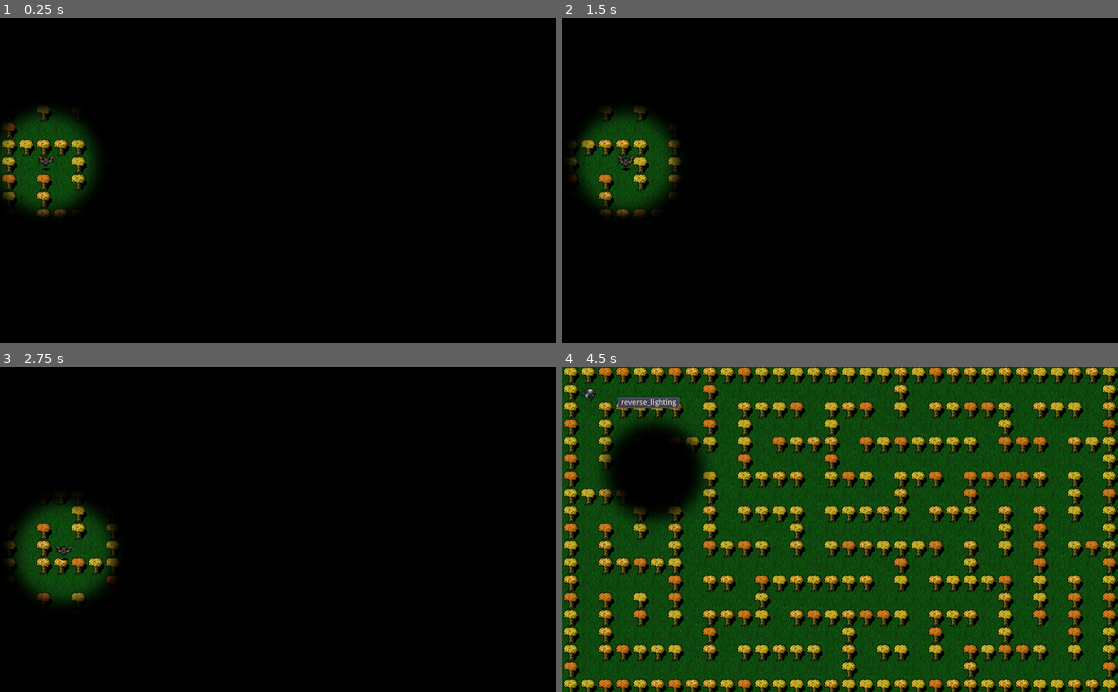
Above: before the commit, frames 1-4 (two rows, left to right).
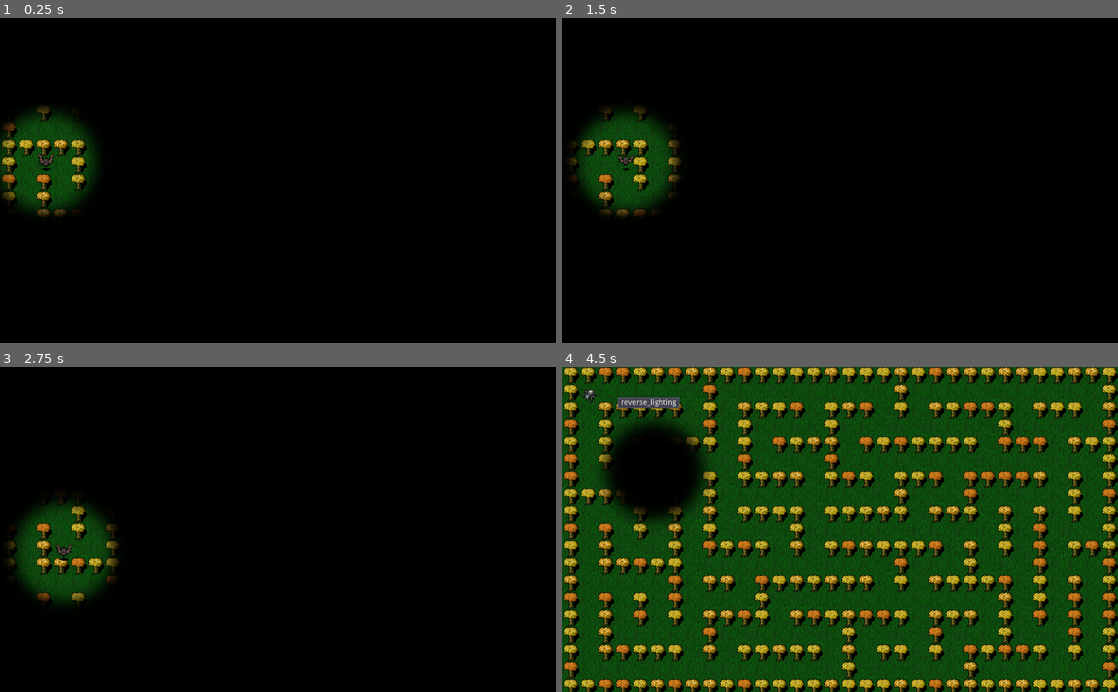
Above: after the commit, the same moments.

Repository: paavonelimarkka/whackman
Game: Godot game, scene res://Map.tscn
The game is run twice, just before and just after one commit, with the same random seed, the same clock (stepped at 60 frames per second) and the same inputs. This scene is started directly instead of the project's main scene.
Inputs:
- Up to frame 1 (0.25 s): no input
- Up to frame 2 (1.5 s): click "reverse_lighting" at 0.5 s; hold D (right) from 1.28 s (still down); tap Space (camera_swap) at 1.35 s
- Up to frame 3 (2.75 s): tap Enter at 2 s; release D (right) at 2.03 s; hold S (down) from 2.03 s (still down); tap Space (camera_swap) at 2.1 s
- Up to frame 4 (4.5 s): tap Space (camera_swap) at 2.75, 2.85, 3.6, 4.35 s; release S (down) at 2.78 s; hold D (right) 2.78-3.53 s; tap Enter at 3.5 s; hold W (up) 3.53-4.28 s; hold A (left) from 4.28 s (still down)

The runs differ from the first frame. In frame 1, less than 0.1% of the frame differs, in the area x 6-10%, y 41-48%; in frame 2, less than 0.1%; in frame 3, less than 0.1%; in frame 4, less than 0.1%, in the area x 3-7%, y 6-12%.

Commit message:
Fix player script for cameras

Diff:
--- a/game objects/enemy.tscn
+++ b/game objects/enemy.tscn
@@ -75,6 +75,6 @@
 [node name="AnimatedSprite" type="AnimatedSprite" parent="."]
 position = Vector2( 0, 4 )
 frames = SubResource( 12 )
-frame = 5
+frame = 3
 speed_scale = 3.0
 playing = true
--- a/game objects/player.gd
+++ b/game objects/player.gd
@@ -1,8 +1,6 @@
 extends KinematicBody2D
 
 export (int) var speed = 200
-export (NodePath) var playerCameraNodePath
-export (NodePath) var mainCameraNodePath
 
 var velocity = Vector2()
 var timer = Timer.new()
@@ -11,10 +9,10 @@
 	timer.connect("timeout",self,"_on_timer_timeout")
 	add_child(timer) #to process
 
-onready var playerCamera = get_node(playerCameraNodePath)
-onready var mainCamera = get_node(mainCameraNodePath)
 onready var light = get_node("Light2D")
 onready var canvas = get_node("CanvasModulate")
+onready var playerCamera = get_node('PlayerCamera')
+onready var mainCamera = get_node('../MainCamera')
 
 func get_input():
 	velocity = Vector2()
--- a/game objects/player.tscn
+++ b/game objects/player.tscn
@@ -55,7 +55,7 @@
 
 [node name="AnimatedSprite" type="AnimatedSprite" parent="."]
 frames = SubResource( 8 )
-frame = 5
+frame = 3
 speed_scale = 2.5
 playing = true
 
